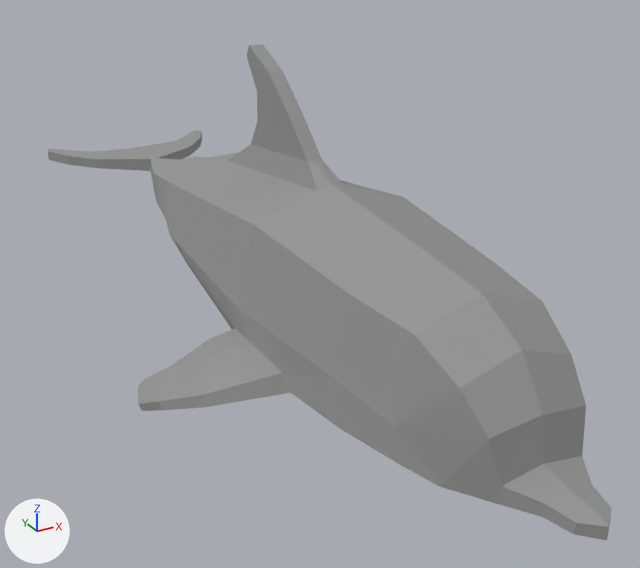
The glTF model public/models/dolphin.glb, before and after one commit.
Both versions are drawn from a camera (50 mm lens) standing at (-3.52, -7.47, 3.48) and looking at (0.31, -0.5, -0.01). Arrows for +X, +Y and +Z are at lower left; the lights stay in place. Vertices at the same position are counted once.

Names of what the first picture shows: 'Dolphin'.
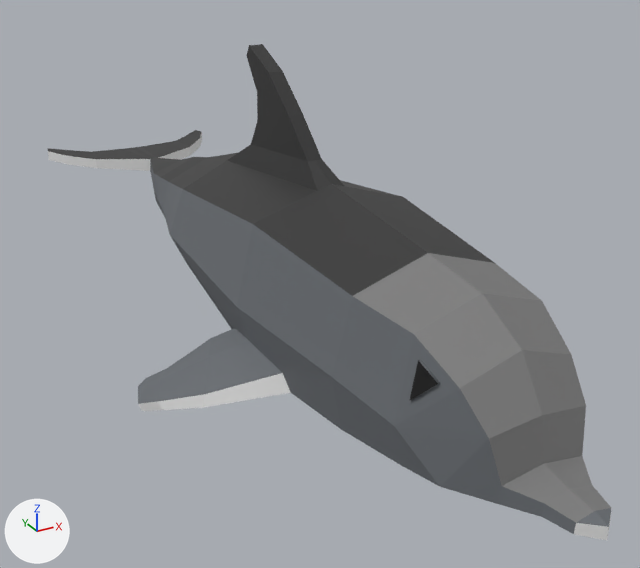
Commit message: update : dolphin model

What differs and where, as boxes [x1, y1, x2, y2] in the pictures (640 x 568 px):
part 1 of me_dolphin, built on: [394, 335, 460, 426] in both
part 2 of me_dolphin, recoloured: [138, 159, 611, 534] in both
part 3 of me_dolphin, recoloured: [48, 132, 612, 540] in both
part 4 of me_dolphin, recoloured: [47, 44, 494, 296] in both
part 5 of me_dolphin, recoloured: [353, 253, 611, 522] in both
part 6 of me_dolphin, recoloured: [150, 166, 439, 486] in both

The change in detail:
Material 'bodyUpper' (mat_bodyupper) is new.
Its base color is (0.0315, 0.0315, 0.0315) (black #323232).
Material 'white' (mat_white) is new.
Its base color is (0.8, 0.8, 0.8) (white #e7e7e7).
Material 'bodyLower' (mat_bodylower) is new.
Its base color is (0.141, 0.153, 0.168) (grey #696d72).
Its roughness is 0.8.
Material 'Material.001' (mat_material_001) is new.
Its base color is (0.204, 0.204, 0.204) (grey #7d7d7d).
Material 'eyes' (mat_eyes) is new.
Its base color is (0.00619, 0.00555, 0.00603) (black #121112).
me_dolphin is used by ob_dolphin; location (0.0, 0.0, 0.53).
me_dolphin had 222 vertices, 440 faces and spanned x -1.65..1.65, y -4.6..4.67, z -1.32..1.68.
me_dolphin now has 234 vertices, 464 faces and spans x -1.65..1.65, y -4.6..4.67, z -1.32..1.68.
Part 1, on me_dolphin:
2 faces are deleted.
12 vertices are added at x -0.62..0.62, y -3.57..-3.38, z -0.07..0.22.
24 new faces join them, mat_bodylower (grey #696d72).
2 new faces join them, mat_eyes (black #121112).
me_dolphin part 2: 86 faces spanning x -1.65..1.65, y -4.6..3.4, z -1.25..1.58 switch from mat_top (grey #959595) to mat_bodylower (grey #696d72).
me_dolphin part 3: 168 faces spanning x -1.65..1.65, y -4.6..4.67, z -1.32..-0.19 switch from mat_top (grey #959595) to mat_white (white #e7e7e7).
me_dolphin part 4: 86 faces spanning x -1.11..1.11, y -2.67..4.67, z -0.22..1.68 switch from mat_top (grey #959595) to mat_bodyupper (black #323232).
me_dolphin part 5: 24 faces spanning x -0.63..0.63, y -4.48..-2.67, z -0.46..0.6 switch from mat_top (grey #959595) to mat_material_001 (grey #7d7d7d).
me_dolphin part 6: 38 faces spanning x -0.9..0.9, y -3.67..3.4, z -0.76..-0.2 switch from mat_bottom (grey #b1b1b1) to mat_bodylower (grey #696d72).
me_dolphin now uses material mat_eyes (black #121112).
